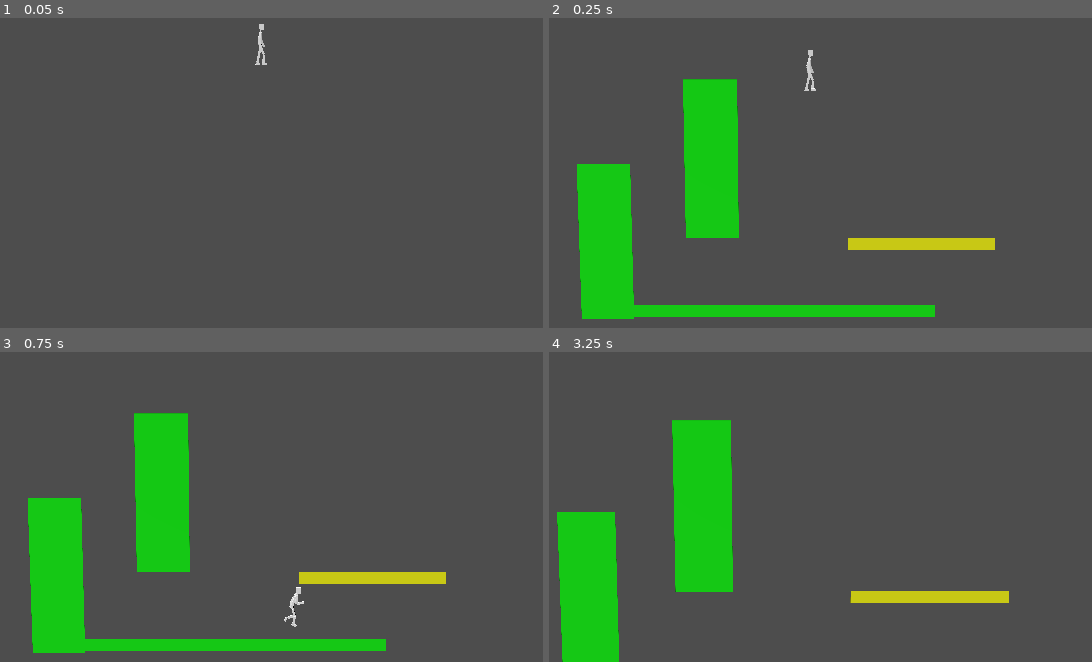
Above: before the commit, frames 1-4 (two rows, left to right).
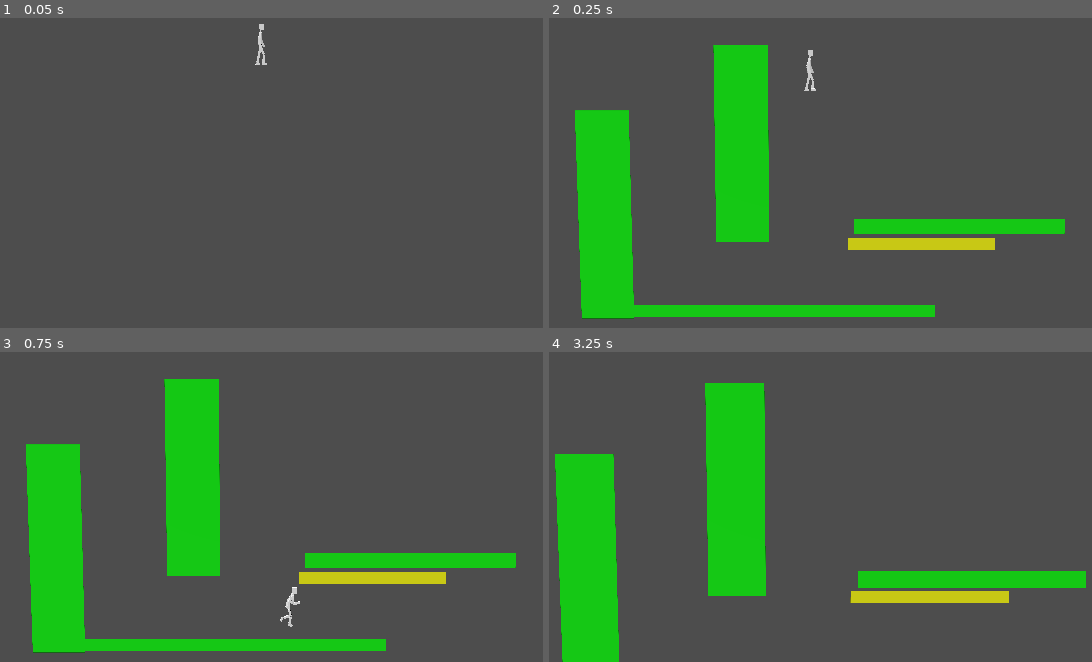
Above: after the commit, the same moments.

Repository: nathanialf/GroovyPictureBook
Game: Godot game, scene res://game.tscn
Two runs of this game, one before a commit and one after it. Both use one fixed random seed, a clock stepped at 60 frames per second and the inputs below.
Inputs:
- Up to frame 1 (0.05 s): no input
- Up to frame 2 (0.25 s): no input
- Up to frame 3 (0.75 s): tap Enter at 0.5 s; hold D (Move right) from 0.53 s (still down); tap W (Jump) at 0.6 s
- Up to frame 4 (3.25 s): tap W (Jump) at 0.77, 1.07, 1.35, 1.52, 1.82, 2.1, 2.85, 3.02 s; release D (Move right) at 1.28 s; hold Up (Page backward) 1.28-2.03 s; hold D (Move right) 2.03-2.78 s; hold Down (Page forward) from 2.78 s (still down)

Frame 1 is identical in both runs. In frame 2, 11% of the frame differs, in the area x 4-96%, y 8-98%; in frame 3, 11%; in frame 4, 13%, in the area x 1-99%, y 10-79%.

Commit message:
Walljumping
Walljumping

Diff:
--- a/pages/page1_test.tscn
+++ b/pages/page1_test.tscn
@@ -33,8 +33,8 @@
 shape = SubResource("RectangleShape2D_be057")
 
 [node name="PageWall2" type="StaticBody2D" parent="." unique_id=1325699358]
-position = Vector2(192, 744)
-scale = Vector2(1, 3)
+position = Vector2(192, 643)
+scale = Vector2(1, 4)
 physics_material_override = SubResource("PhysicsMaterial_be057")
 script = ExtResource("2_be057")
 
@@ -47,8 +47,8 @@
 shape = SubResource("RectangleShape2D_woo8u")
 
 [node name="PageWall3" type="StaticBody2D" parent="." unique_id=2023808149]
-position = Vector2(594, 428)
-scale = Vector2(1, 3)
+position = Vector2(708, 342)
+scale = Vector2(1, 4)
 physics_material_override = SubResource("PhysicsMaterial_be057")
 script = ExtResource("2_be057")
 
@@ -59,3 +59,17 @@
 
 [node name="CollisionShape2D" type="CollisionShape2D" parent="PageWall3" unique_id=1497956169]
 shape = SubResource("RectangleShape2D_woo8u")
+
+[node name="PageWall4" type="StaticBody2D" parent="." unique_id=803167283]
+position = Vector2(1627, 684)
+scale = Vector2(5, 0.3)
+physics_material_override = SubResource("PhysicsMaterial_be057")
+script = ExtResource("2_be057")
+
+[node name="Polygon2D" type="Polygon2D" parent="PageWall4" unique_id=72825653]
+color = Color(0, 1, 0, 1)
+polygon = PackedVector2Array(-100, -100, 100, -100, 100, 100, -100, 100)
+uv = PackedVector2Array(-20, -20, 231, -111, 238, 36, -131, 44)
+
+[node name="CollisionShape2D" type="CollisionShape2D" parent="PageWall4" unique_id=2053242874]
+shape = SubResource("RectangleShape2D_woo8u")
--- a/player_character.gd
+++ b/player_character.gd
@@ -2,7 +2,8 @@
 
 @export var gravity_acceleration := 50.0
 @export var move_speed := 600
-@export var jump_force := 1000
+@export var jump_force := 1200
+@export var wall_jump_force := Vector2(1100,-900)
 
 var player_animator: AnimationTree
 var player_obj: Node
@@ -13,6 +14,10 @@
 var turn_animation_reset = 0.0
 var player_angle = 90.0
 var player_angle_target = 90.0
+var wall_jump_period = 0.0
+
+var can_walljump_left = true
+var can_walljump_right = true
 
 func _ready() -> void:
 	page.is_active_page_changed.connect(
@@ -31,7 +36,15 @@
 func _physics_process(delta: float) -> void:
 	var move_input := Input.get_vector(\
 		"Move left", "Move right", "Nothing", "Nothing")
-	velocity.x = move_input.x * move_speed
+
+	var walljump_move_restrict = clamp((wall_jump_period)*-5.0, 0.0, 1.0)
+	velocity.x += (move_input.x * move_speed)*0.3*walljump_move_restrict
+
+	if wall_jump_period < 0:
+		velocity.x *= (1-(delta*5.0))
+		velocity.x = clamp(velocity.x, -move_speed, move_speed)
+	else:
+		velocity.x *= (1-(delta*3.0))
 
 	var movement_speed = clamp(abs(velocity.x)/600.0, 0.0, 1.0)
 	player_animator.set("parameters/StateMachine/BlendTree/Blend2/blend_amount", movement_speed)
@@ -54,6 +67,7 @@
 
 	jump_animation_reset -= delta
 	turn_animation_reset -= delta
+	wall_jump_period -= delta
 
 	if turn_animation_reset < 0.0:
 		player_animator.set("parameters/StateMachine/conditions/turn", false)
@@ -70,11 +84,41 @@
 		player_animator.set("parameters/StateMachine/conditions/jump_start", false)
 
 
+	var space_state = get_world_2d().direct_space_state
+	var left_wall_query = PhysicsRayQueryParameters2D.create(position, position + Vector2(-100.0, 0.0))
+	var left_wall_result = space_state.intersect_ray(left_wall_query)
+	var walljump_left_emable = can_walljump_left && left_wall_result
+	var right_wall_query = PhysicsRayQueryParameters2D.create(position, position + Vector2(100.0, 0.0))
+	var right_wall_result = space_state.intersect_ray(right_wall_query)
+	var walljump_right_emable = can_walljump_right && right_wall_result
+
+	if is_on_floor():
+		can_walljump_left = true
+		can_walljump_right = true
+
+
 	if Input.is_action_just_pressed("Jump") && is_on_floor():
 		velocity.y = -jump_force
 		player_animator.set("parameters/StateMachine/conditions/jump_start", true)
 		player_animator.set("parameters/StateMachine/conditions/jump_end", false)
 		jump_animation_reset = 0.1
+
+	elif Input.is_action_just_pressed("Jump") && (walljump_left_emable || walljump_right_emable):
+		if walljump_left_emable:
+			velocity = wall_jump_force
+			can_walljump_left = false
+			can_walljump_right = true
+		else:
+			velocity = wall_jump_force
+			velocity.x *= -1.0
+			can_walljump_left = true
+			can_walljump_right = false
+
+		player_animator.set("parameters/StateMachine/conditions/jump_start", true)
+		player_animator.set("parameters/StateMachine/conditions/jump_end", false)
+		jump_animation_reset = 0.1
+		wall_jump_period = 0.2
+
 
 	move_and_slide()
 
